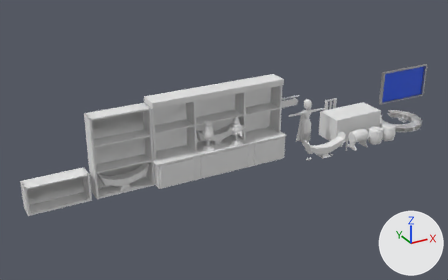
One commit to the Blender file Model/All modle/Asset-Art.blend: the scene before it, then after it.
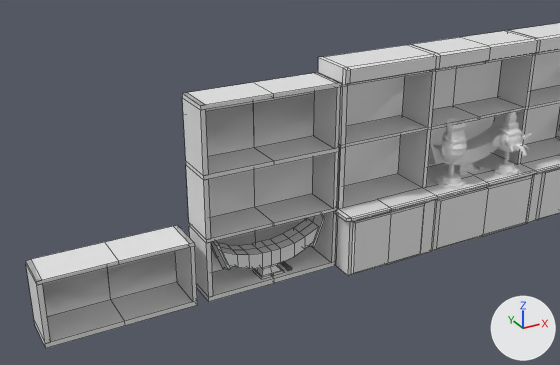
Each version appears first whole from a 50 mm lens placed at (-59.8, -79.4, 44.0), pointed at (-15.5, 1.1, 3.7), and next in a close-up from a 50 mm lens placed at (-53.5, -38.7, 25.6), pointed at (-33.4, -2.1, 7.3). Every picture has the same lights, and +X, +Y and +Z are marked at lower right. The close-ups show mesh edges as thin lines.

The older version as bpy lines, for what is in view:
```python
me_cube_003 = bpy.data.meshes.new('Cube.003')
me_cube_003.from_pydata(...)  # 94 vertices, 90 faces; spans x -4.53..4.53, y 0.0..12.45, z -1.29..1.29
# before: 46 (4.53, 0.32, -1.29), 47 (4.53, 4.25, -1.29), 48 (4.53, 2.98, -1.29), 49 (4.53, 8.3, -1.29), 50 (4.53, 6.99, -1.29)
# before: 51 (4.53, 11.13, -1.29), 52 (0.0, 0.32, -1.29), 53 (0.0, 2.98, -1.29), 54 (0.0, 4.25, -1.29) at pixel (254, 207), 55 (0.0, 6.99, -1.29)
# before: 56 (0.0, 8.3, -1.29) at pixel (254, 147), 57 (0.0, 11.13, -1.29) at pixel (253, 103), 88 (-4.53, 0.32, -1.29), 89 (-4.53, 4.25, -1.29) at pixel (188, 222), 90 (-4.53, 2.98, -1.29)
# before: 91 (-4.53, 8.3, -1.29) at pixel (185, 160), 92 (-4.53, 6.99, -1.29) at pixel (186, 181), 93 (-4.53, 11.13, -1.29) at pixel (183, 115)
me_cube_004 = bpy.data.meshes.new('Cube.004')
me_cube_004.from_pydata(...)  # 42 vertices, 38 faces; spans x -4.53..4.53, y 0.0..4.25, z -1.29..1.29
me_cylinder_004 = bpy.data.meshes.new('Cylinder.004')
me_cylinder_004.from_pydata(...)  # 554 vertices, 504 faces; spans x -1.09..1.09, y 0.0..4.58, z -1.09..1.09
me_ranad_002 = bpy.data.meshes.new('Ranad.002')
me_ranad_002.from_pydata(...)  # 190 vertices, 168 faces; spans x -3.98..3.98, y 0.0..3.5, z -0.91..0.91
me_ranad_002.materials.append(mat_material_003)  # white #e7e7e7
ob_cube_003 = bpy.data.objects.new('Cube.003', me_cube_003)
ob_cube_003.location = (-33.31, 0.0, 0.0)
ob_cube_003.rotation_euler = (1.571, 0.0, 0.0)  # degrees (90, 0, 0)
ob_cube_004 = bpy.data.objects.new('Cube.004', me_cube_004)
ob_cube_004.location = (-43.11, 0.0, 0.0)
ob_cube_004.rotation_euler = (1.571, 0.0, 0.0)  # degrees (90, 0, 0)
ob_cylinder_004 = bpy.data.objects.new('Cylinder.004', me_cylinder_004)
ob_cylinder_004.location = (-19.8, -1.61, 4.18)
ob_cylinder_004.rotation_euler = (1.571, 0.0, 0.0)  # degrees (90, 0, 0)
ob_ranad_002 = bpy.data.objects.new('Ranad.002', me_ranad_002)
ob_ranad_002.location = (-33.21, -0.03, 0.3)
ob_ranad_002.rotation_euler = (1.571, 0.0, -3.142)  # degrees (90, 0, -180)
# also in view: 'Ranad.003' at (-17.5, 0.0, 5.9); 'Cylinder.003' at (-14.9, -2.1, 6.4); 'Cube' at (-17.6, -0.8, 6.7)
```
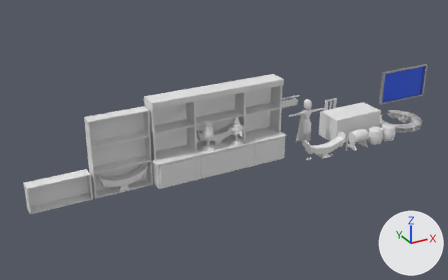
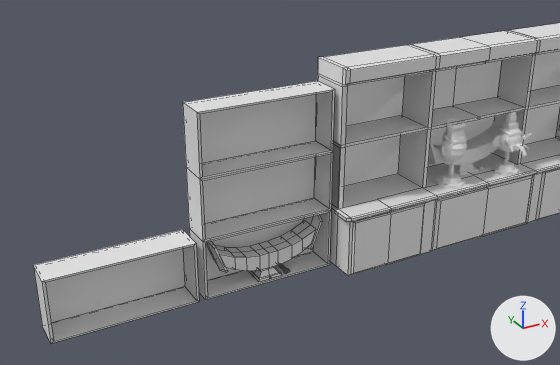
Location of each change, (x1, y1, x2, y2) in pixels of the close-ups (560 x 365 px):
'Cube.003', reshaped, moved, turned: before (182, 73, 341, 302); after (183, 81, 335, 300)
'Cube.004', reshaped, moved, turned: before (25, 225, 198, 348); after (34, 230, 199, 343)
'Ranad.002', moved: before (211, 214, 325, 279); after (206, 214, 323, 282)
part 1 of me_cube_003, rebuilt (57% shorter): before (182, 73, 341, 302); after (183, 81, 335, 179)
part 2 of me_cube_003, added: after (189, 210, 331, 300)
part 3 of me_cube_003, added: after (186, 152, 333, 242)
part 4 of me_cube_003, deleted: before (206, 94, 314, 272)
part 5 of me_cube_004, rebuilt (8% shorter): before (25, 225, 198, 348); after (34, 230, 199, 343)
part 6 of me_cube_004, deleted: before (42, 251, 176, 317)

The edits, one by one:
Material 'Material.009' (mat_material_009) is new.
Its base color is (0.8, 0.8, 0.8) (white #e7e7e7).
Material 'Material.008' (mat_material_008) is new.
Its base color is (0.8, 0.8, 0.8) (white #e7e7e7).
me_cube_003 is used by ob_cube_003; location (-33.31, 0.0, 0.0); rotation (1.571, 0.0, 0.0), in degrees (90, 0, 0).
Verts and faces of me_cube_003; kept vertices keep their numbers, new ones are numbered from 94.
me_cube_003 had 94 vertices, 90 faces and spanned x -4.53..4.53, y 0.0..12.45, z -1.29..1.29.
me_cube_003 now has 48 vertices, 42 faces and spans x -4.47..4.47, y 0.01..12.01, z -1.0..1.0.
me_cube_003 part 1: the loose piece of 76 vertices spanning x -4.53..4.53, y 0.0..12.45, z -1.29..1.29 is rebuilt with 16 vertices and now spans x -4.47..4.47, y 8.01..12.01, z -1.0..1.0, in mat_material_008 (white #e7e7e7).
me_cube_003 part 2: a new loose piece of 16 vertices spanning x -4.47..4.47, y 0.01..4.01, z -1.0..1.0, in mat_material_008 (white #e7e7e7).
me_cube_003 part 3: a new loose piece of 16 vertices spanning x -4.47..4.47, y 4.01..8.01, z -1.0..1.0, in mat_material_008 (white #e7e7e7).
Part 4, on me_cube_003:
Vertices deleted: 46 to 57, 88 to 93 (with the faces that use them).
me_cube_003 now uses material mat_material_008 (white #e7e7e7).
me_cube_004 is used by ob_cube_004; location (-43.11, 0.0, 0.0); rotation (1.571, 0.0, 0.0), in degrees (90, 0, 0).
me_cube_004 had 42 vertices, 38 faces and spanned x -4.53..4.53, y 0.0..4.25, z -1.29..1.29.
me_cube_004 now has 16 vertices, 14 faces and spans x -4.47..4.47, y 0.01..4.01, z -1.0..1.0.
me_cube_004 part 5: the loose piece of 36 vertices spanning x -4.53..4.53, y 0.0..4.25, z -1.29..1.29 is rebuilt with 16 vertices and now spans x -4.47..4.47, y 0.01..4.01, z -1.0..1.0, in mat_material_009 (white #e7e7e7).
me_cube_004 part 6: the loose piece of 6 vertices spanning x -4.53..4.53, y 0.32..2.98, z -1.29 is deleted.
me_cube_004 now uses material mat_material_009 (white #e7e7e7).
Object 'Cube.003' (ob_cube_003) moves from (-33.31, 0.0, 0.0) to (-33.48, 0.0, 0.0).
Object 'Cube.003' (ob_cube_003) turns from (90, 0, 0) to (90, 0, 180) degrees about x, y and z.
Object 'Ranad.002' (ob_ranad_002) moves from (-33.21, -0.03, 0.3) to (-33.38, -0.03, 0.18).
Object 'Cube.004' (ob_cube_004) moves from (-43.11, 0.0, 0.0) to (-42.82, 0.0, 0.0).
Object 'Cube.004' (ob_cube_004) turns from (90, 0, 0) to (90, 0, 180) degrees about x, y and z.
